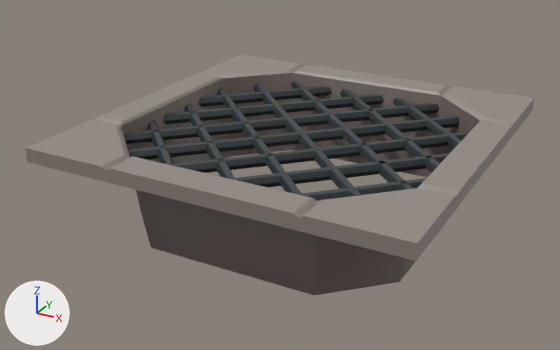
An edit to the FBX model Assets/Models/KayKitDungeon/floor_tile_big_grate_open.fbx, drawn before and after from the same camera.
The view is the same before and after, from a camera (50 mm lens) standing at (3.57, -6.98, 2.85) and looking at (-0.19, -0.15, -0.57). Every picture has the same lights, and +X, +Y and +Z are marked at lower left. Where no turn or scale is listed for an object, it has been applied to the vertices.

In view in the first picture: 'floor_tile_big_grate_open'.
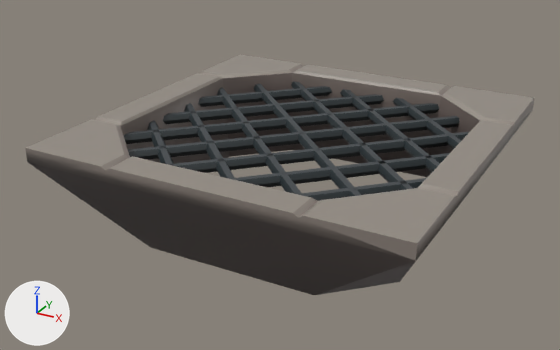
Where the change shows, as pixel boxes [x1, y1, x2, y2] in the pictures (560 x 350 px):
part 1 of me_cube_16157, added (black)
    after: [28, 119, 526, 295]

What changed in the scene script:
```text
Change me_cube_16157:
    used by ob_floor_tile_big_grate_open; location = (0.0, 0.0, 0.0)
    verts and faces of me_cube_16157; kept vertices keep their numbers, new ones are numbered from 232
    before: 13 (-2.0, -2.0, -0.1) at pixel (27, 162), 27 (-2.0, 2.0, -0.1), 41 (2.0, 2.0, -0.1) at pixel (532, 110), 55 (2.0, -2.0, -0.1) at pixel (415, 260), 56 (1.53, 0.93, -1.0) at pixel (458, 206)
    before: 57 (0.93, 1.53, -1.0) at pixel (425, 177), 58 (-0.93, 1.53, -1.0) at pixel (291, 149), 59 (-1.53, 0.93, -1.0) at pixel (229, 156), 60 (1.53, -0.93, -1.0) at pixel (399, 281), 61 (0.93, -1.53, -1.0) at pixel (314, 295)
    before: 62 (-0.93, -1.53, -1.0) at pixel (150, 247), 63 (-1.53, -0.93, -1.0) at pixel (140, 212)
    remove me_cube_16157.from_pydata(...)  # 232 vertices, 144 faces; spans x -2.0..2.0, y -2.0..2.0, z -1.0..0.05
    add me_cube_16157.from_pydata(...)  # 232 vertices, 152 faces; spans x -2.0..2.0, y -2.0..2.0, z -1.0..0.05
    me_cube_16157 part 1
    add faces += [(13, 62, 61, 55), (27, 41, 57, 58), (55, 61, 60), (13, 27, 59, 63), (41, 56, 57), (41, 55, 60, 56)]
    add faces += [(27, 58, 59), (13, 63, 62)]
```
